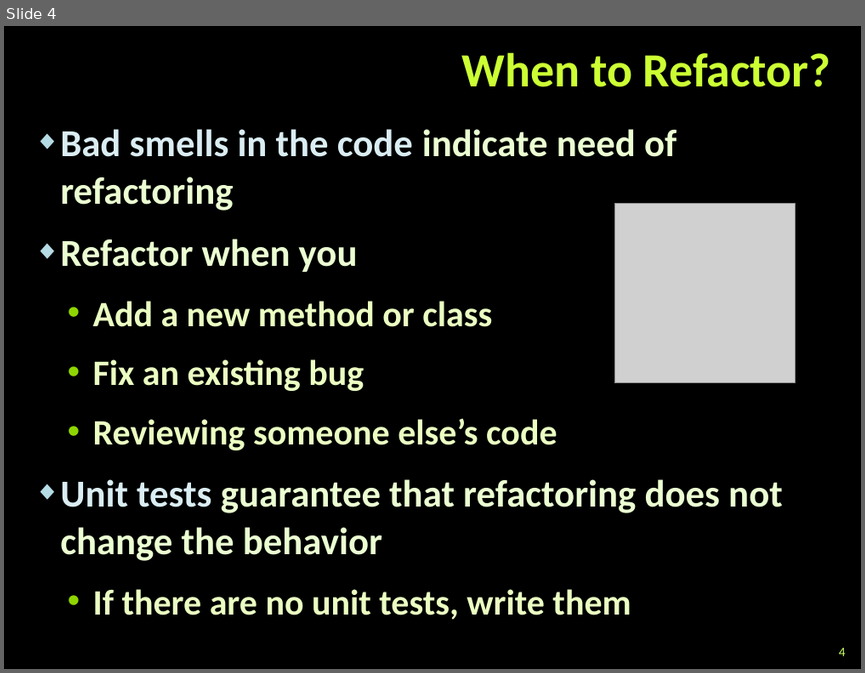
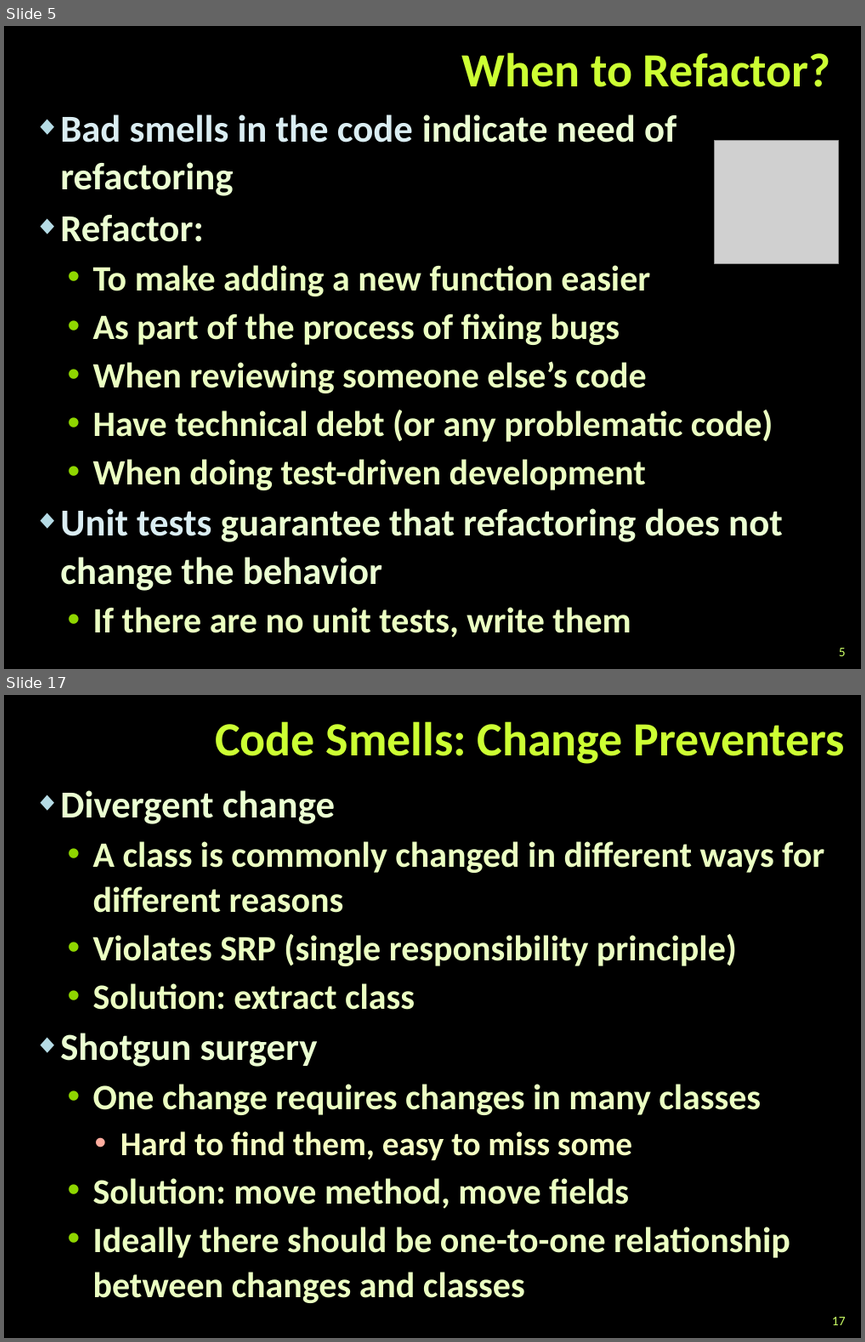
Before and after one commit to martin-nikolov/Telerik-Academy, a slide deck: Programming with C#/4. C# High-Quality Code/12. Refactoring/Refactoring.pptx. Shown one above the other, each under a label of ours: slide 4 before the commit, slides 5 and 17 after it; the slides between them are not shown. The pictures are 865x673 and 865x1342 pixels, drawn with LibreOffice and Linux fonts; fonts in the diff are those of the drawing; grey boxes stand for pictures; background and template pictures are left out. Boxes give left, top, right and bottom in pixels: in the first picture for what was removed or moved away, otherwise in the second. Text is boxed around its words. In the diff, an @@ line names an element or a change of style, - is before the commit and + after.

```diff
--- a/Programming with C#/4. C# High-Quality Code/12. Refactoring/Refactoring.pptx
+++ b/Programming with C#/4. C# High-Quality Code/12. Refactoring/Refactoring.pptx
@@ slide 17 added at [4,695,861,1338], background picture (left out) @@
@@ title added at [215,721,845,764], 40 pt, text #CCFF33, bold @@
+Code Smells: Change Preventers
@@ text added at [60,790,824,1303], 30 pt, text #EBFFC2, bold @@
+◆ Divergent change
+  • A class is commonly changed in different ways for different reasons
+  • Violates SRP (single responsibility principle)
+  • Solution: extract class
+◆ Shotgun surgery
+  • One change requires changes in many classes
+    • Hard to find them, easy to miss some
+  • Solution: move method, move fields
+  • Ideally there should be one-to-one relationship between changes and classes
@@ page number added at [832,1316,846,1325], 11 pt, text #CCFF66 @@
+17
@@ what was slide 4 is now slide 5 @@
@@ slide 5 changed as well @@
@@ text "Bad smells in the code ...": place and size @@
-text "Bad smells in the code ..." at [60,129,783,619]
+text "Bad smells in the code ..." at [60,114,783,637]
@@ text at [60,114,783,637]: less space between paragraphs @@
@@ picture added at [715,140,838,263] @@
@@ picture removed at [614,204,794,383] @@
@@ text at [60,215,773,490]: text changed @@
-◆ Refactor when you
-  • Add a new method or class
-  • Fix an existing bug
-  • Reviewing someone else’s code
+◆ Refactor:
+  • To make adding a new function easier
+  • As part of the process of fixing bugs
+  • When reviewing someone else’s code
+  • Have technical debt (or any problematic code)
+  • When doing test-driven development
@@ page number at [839,647,846,656]: text changed @@
-4
+5
```
Also in this commit, not shown: 10 other slides changed, 22 other slides added, 3 slides removed, 9 other files.
